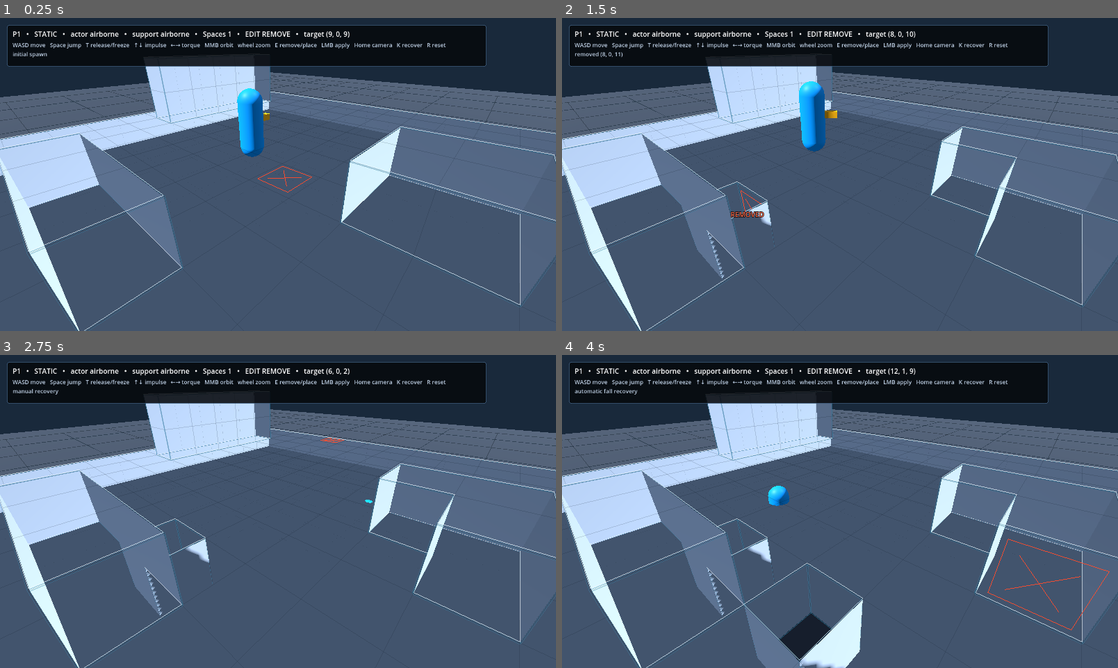
Above: before the commit, frames 1-4 (two rows, left to right).
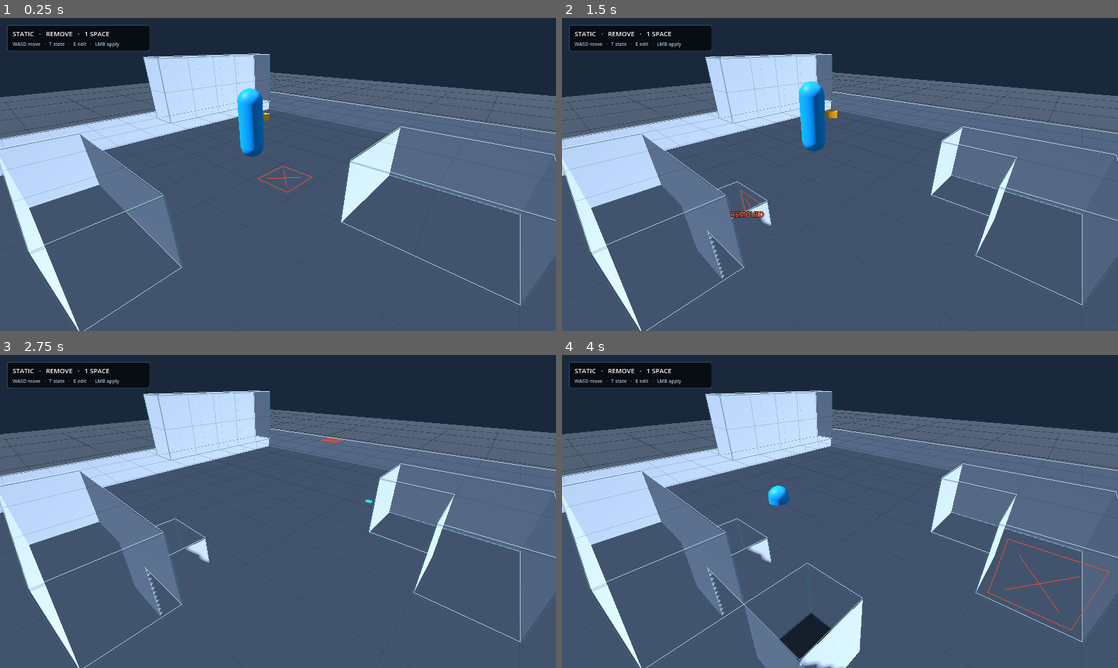
Above: after the commit, the same moments.

Repository: Jozzpoly/FrameMatter-Lab
Game: Godot game, scene res://p1/main.tscn
Same seed, same stepped clock (60 frames per second), same inputs: the game is played once before the commit and once after it.
Inputs (mouse positions are in pixels of both pictures, inside the frame that each line leads up to):
- Up to frame 1 (0.25 s): no input
- Up to frame 2 (1.5 s): tap Enter at 0.5 s; move the mouse to (962, 158) at 0.52 s; press the mouse at (962, 158) at 0.53 s; hold D (p1_move_right) 0.53-1.25 s; tap Space (p1_jump) at 0.77 s; release the mouse at (962, 158) at 1.25 s; drag from (728, 190) to (812, 237) at 1.27 s
- Up to frame 3 (2.75 s): move the mouse to (333, 442) at 2.02 s; hold D (p1_move_right) from 2.03 s (still down); hold K (p1_recover) from 2.03 s (still down)
- Up to frame 4 (4 s): release D (p1_move_right) at 2.75 s; release K (p1_recover) at 2.75 s; drag from (812, 574) to (673, 464) at 2.77 s; move the mouse to (1006, 558) at 3.52 s; hold A (p1_move_left) from 3.53 s (still down); tap F at 3.6 s; tap Space (p1_jump) at 3.77 s

The runs differ from the first frame. In frame 1, 9.7% of the frame differs, in the area x 1-88%, y 2-16%; in frame 2, 9.7%; in frame 3, 9.7%; in frame 4, 9.7%.
Error in both runs: Invalid call. Nonexistent function 'get_global_transform_interpolated' in base 'Node3D (SpaceQueryCharacter)'. (res://p1/camera_rig.gd:112)

Commit message:
Promote compact Owner-facing HUD

Diff:
--- a/p1/main.tscn
+++ b/p1/main.tscn
@@ -11,6 +11,7 @@
 [ext_resource type="Script" path="res://p1/matter_target_presentation.gd" id="9_target_presentation"]
 [ext_resource type="Script" path="res://p1/interaction_feedback.gd" id="10_interaction_feedback"]
 [ext_resource type="Script" path="res://p1/world_reference_presentation.gd" id="11_world_reference_presentation"]
+[ext_resource type="Script" path="res://p1/hud_presentation.gd" id="12_hud_presentation"]
 
 [sub_resource type="Environment" id="Environment_P1"]
 background_mode = 1
@@ -113,13 +114,17 @@
 [node name="P1MatterTargetPresentation" type="Node" parent="."]
 script = ExtResource("9_target_presentation")
 
+[node name="P1HudPresentation" type="Node" parent="."]
+script = ExtResource("12_hud_presentation")
+
 [node name="HUD" type="CanvasLayer" parent="."]
 
 [node name="Panel" type="PanelContainer" parent="HUD"]
 offset_left = 16.0
 offset_top = 16.0
-offset_right = 1120.0
-offset_bottom = 112.0
+offset_right = 346.0
+offset_bottom = 74.0
+clip_contents = true
 theme_override_styles/panel = SubResource("HUDPanelStyle")
 
 [node name="MarginContainer" type="MarginContainer" parent="HUD/Panel"]
@@ -132,13 +137,13 @@
 theme_override_constants/separation = 5
 
 [node name="Status" type="Label" parent="HUD/Panel/MarginContainer/VBoxContainer"]
-theme_override_font_sizes/font_size = 16
-text = "P1 INTERACTIVE FOUNDATION"
+theme_override_font_sizes/font_size = 15
+text = "STATIC   ·   REMOVE   ·   1 SPACE"
 
 [node name="Hint" type="Label" parent="HUD/Panel/MarginContainer/VBoxContainer"]
-theme_override_colors/font_color = Color(0.75, 0.82, 0.90, 1)
-theme_override_font_sizes/font_size = 13
-text = "WASD move   Space jump   T release/freeze   arrows impulse/torque   MMB orbit   wheel zoom   E remove/place   LMB apply   Home camera   K recover   R reset"
+theme_override_colors/font_color = Color(0.68, 0.76, 0.84, 1)
+theme_override_font_sizes/font_size = 11
+text = "WASD move   ·   T state   ·   E edit   ·   LMB apply"
 
 [node name="P1InteractionFeedback" type="Control" parent="HUD"]
 anchors_preset = 15
Not shown: 1 places in p1/main.tscn that only renumber resources
